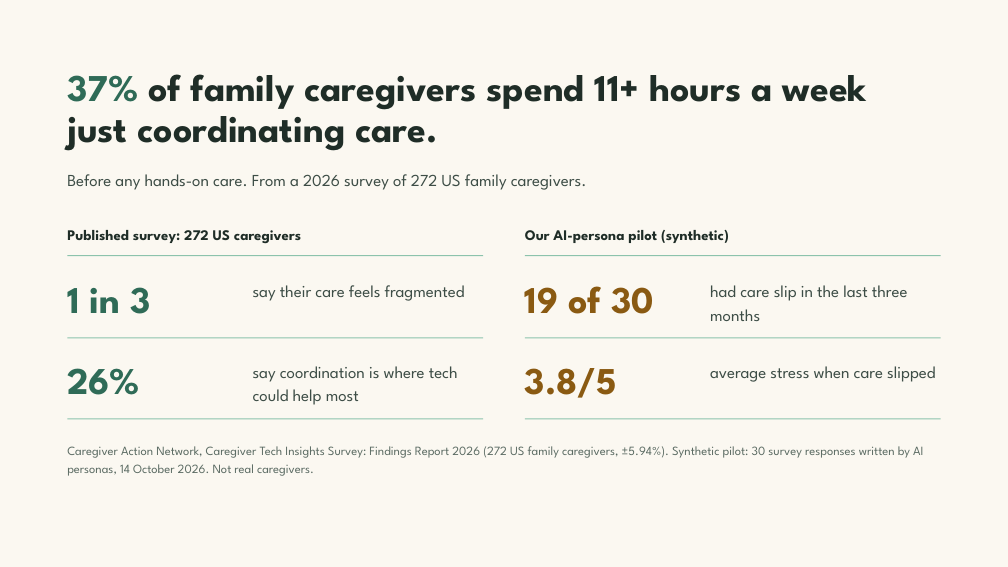
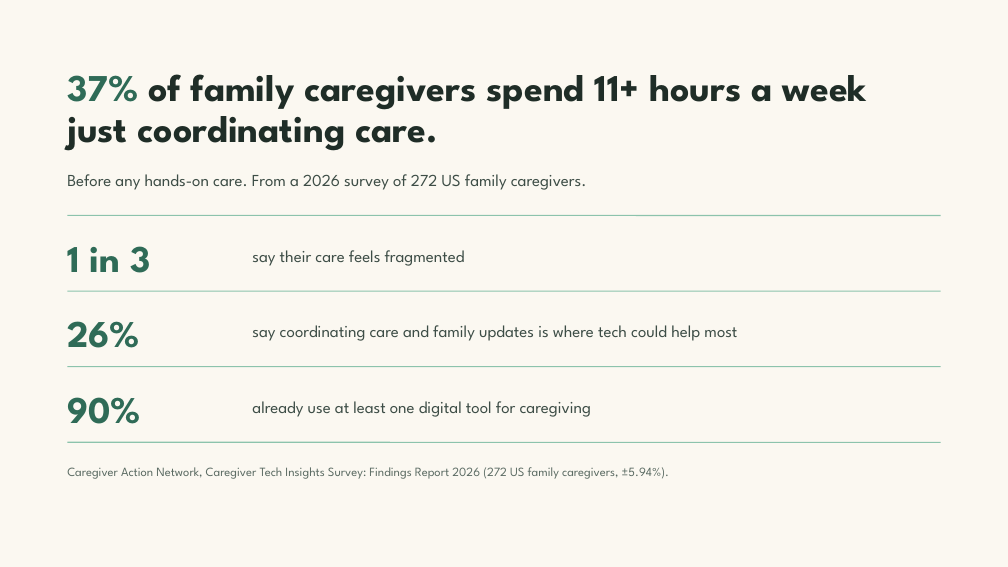
Before and after one commit to Team-Claudia/kindred, a slide deck: slide 3 of docs/pitch/Kindred Demo Day Pitch V3.pptx. Drawn at 1008x567 pixels with LibreOffice and Linux fonts; fonts in the diff are those of the drawing. Boxes give left, top, right and bottom in pixels: in the first picture for what was removed or moved away, otherwise in the second. Text is boxed around its words. In the diff, an @@ line names an element or a change of style, - is before the commit and + after.

```diff
--- a/docs/pitch/Kindred Demo Day Pitch V3.pptx
+++ b/docs/pitch/Kindred Demo Day Pitch V3.pptx
@@ text "1 in 3": place and size @@
-text "1 in 3" at <box>67,287,150,314</box>
+text "1 in 3" at <box>67,246,150,273</box>
@@ text removed at <box>67,230,301,244</box> @@
-Published survey: 272 US caregivers
@@ line added from (67, 216) to (941, 216), #8CC3AC 1 pt @@
@@ text removed at <box>525,230,729,243</box> @@
-Our AI-persona pilot (synthetic)
@@ line removed from (67, 256) to (483, 256) @@
@@ text "say their care feels fragmented": place and size @@
-text "say their care feels fragmented" at <box>253,285,465,301</box>
+text "say their care feels fragmented" at <box>252,250,465,266</box>
@@ line added from (67, 291) to (941, 291), #8CC3AC 1 pt @@
@@ text removed at <box>525,286,654,314</box> @@
-19 of 30
@@ text removed at <box>710,285,908,321</box> @@
-had care slip in the last three months
@@ text "26%": place and size @@
-text "26%" at <box>67,368,140,395</box>
+text "26%" at <box>67,321,140,348</box>
@@ text at <box>252,325,737,341</box>: text changed @@
-say coordination is where tech could help most
+say coordinating care and family updates is where tech could help most
@@ line removed from (67, 338) to (483, 338) @@
@@ line removed from (525, 338) to (941, 338) @@
@@ line added from (67, 367) to (941, 367), #8CC3AC 1 pt @@
@@ text removed at <box>525,368,617,398</box> @@
-3.8/5
@@ text removed at <box>710,366,935,382</box> @@
-average stress when care slipped
@@ line removed from (67, 419) to (483, 419) @@
@@ text added at <box>67,397,141,424</box>, 36 pt, text #2F6B57, bold @@
+90%
@@ text added at <box>252,401,591,417</box>, 16 pt, text #3D4D46 @@
+already use at least one digital tool for caregiving
@@ line removed from (525, 419) to (941, 419) @@
@@ line moved from (525, 256) - (941, 256) to (67, 442) - (941, 442) @@
@@ text at <box>67,467,669,479</box>: text changed @@
-Caregiver Action Network, Caregiver Tech Insights Survey: Findings Report 2026 (272 US family caregivers, ±5.94%). Synthetic pilot: 30 survey responses written by AI personas, 14 October 2026. Not real caregivers.
+Caregiver Action Network, Caregiver Tech Insights Survey: Findings Report 2026 (272 US family caregivers, ±5.94%).
```
Also in this commit, not shown: 1 other slide changed, 1 other file.
